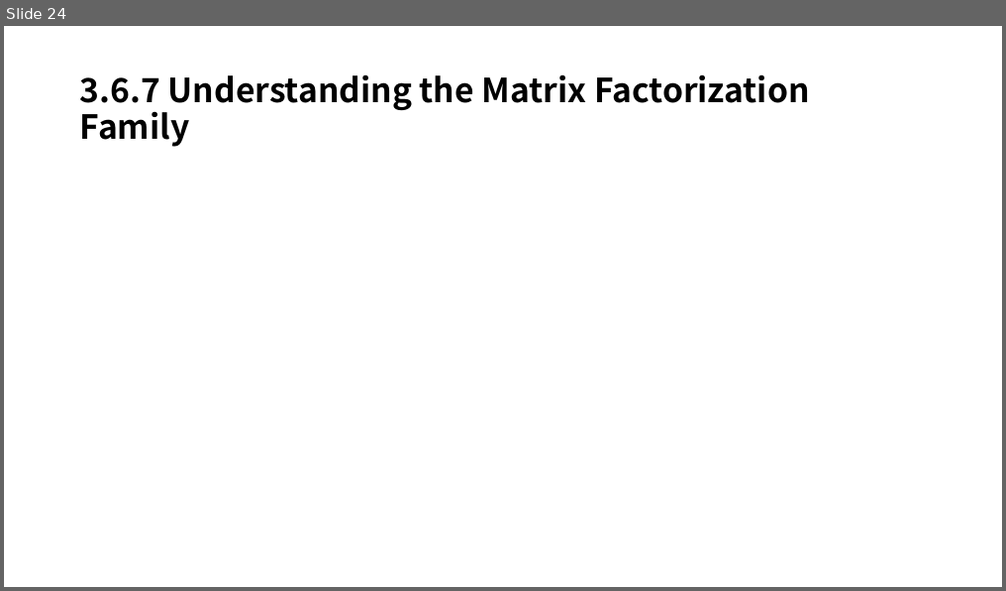
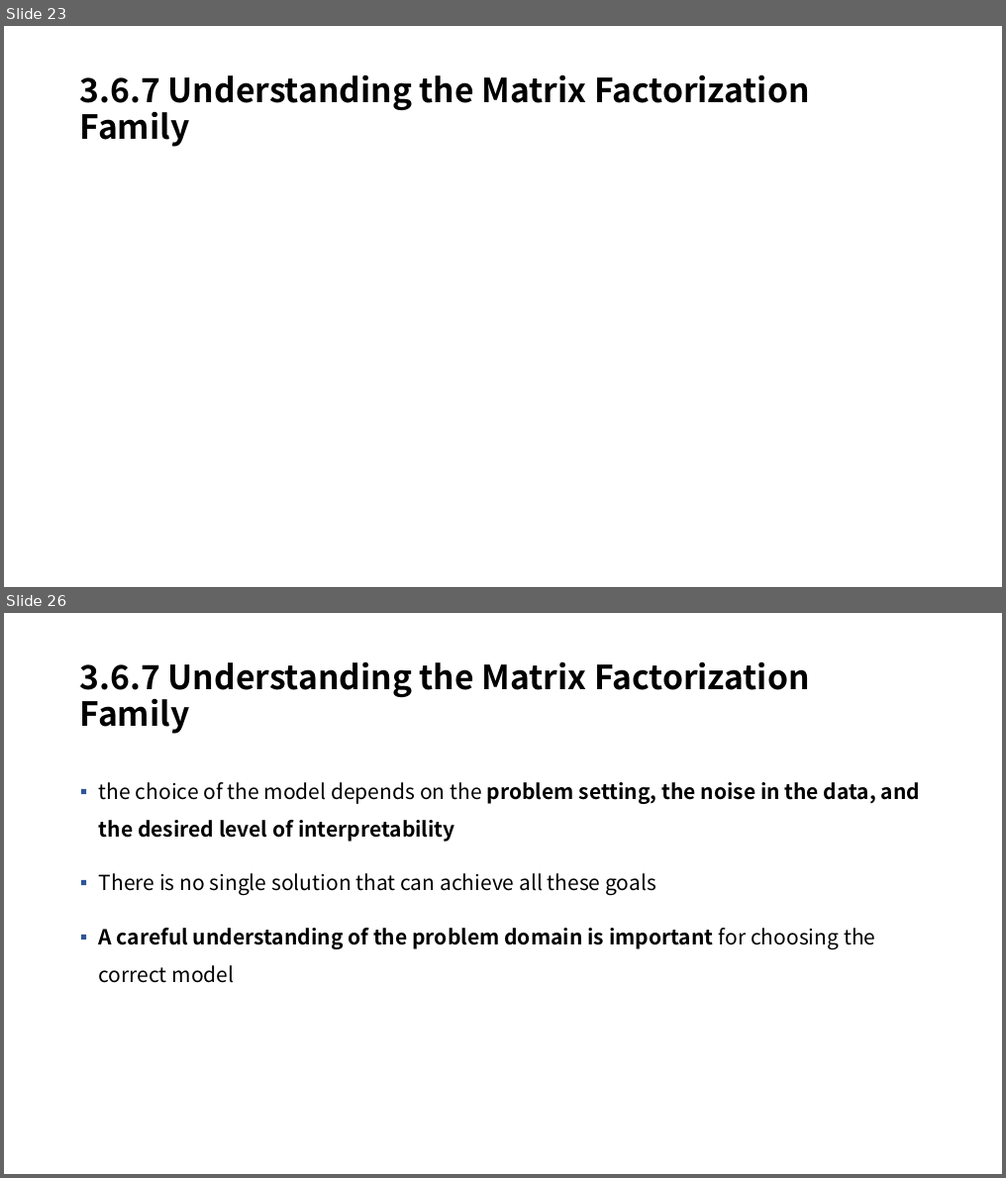
Before and after one commit to mmvv11/GraduateStudies, a slide deck: RecSysStudy/Recommender System ch.3.6.5~.pptx. Shown one above the other, each under a label of ours: slide 24 before the commit, slides 23 and 26 after it; the slides between them are not shown. The pictures are 1006x591 and 1006x1178 pixels, drawn with LibreOffice and Linux fonts; fonts in the diff are those of the drawing; grey boxes stand for pictures; background and template pictures are left out. Boxes give left, top, right and bottom in pixels: in the first picture for what was removed or moved away, otherwise in the second. Text is boxed around its words. In the diff, an @@ line names an element or a change of style, - is before the commit and + after.

```diff
--- a/RecSysStudy/Recommender System ch.3.6.5~.pptx
+++ b/RecSysStudy/Recommender System ch.3.6.5~.pptx
@@ slide 26 added at <box>4,613,1002,1174</box>, background picture (left out) @@
@@ title added at <box>80,662,810,734</box>, 32 pt, text #000000, bold @@
+3.6.7 Understanding the Matrix Factorization Family
@@ text added at <box>99,782,920,983</box>, 20 pt, text #000000, bold @@
+▪ the choice of the model depends on the problem setting, the noise in the data, and the desired level of interpretability
+▪ There is no single solution that can achieve all these goals
+▪ A careful understanding of the problem domain is important for choosing the correct model
@@ what was slide 24 is now slide 23 @@
```
Also in this commit, not shown: 1 slide changed, 2 other slides added, 1 slide removed, 1 other file.
